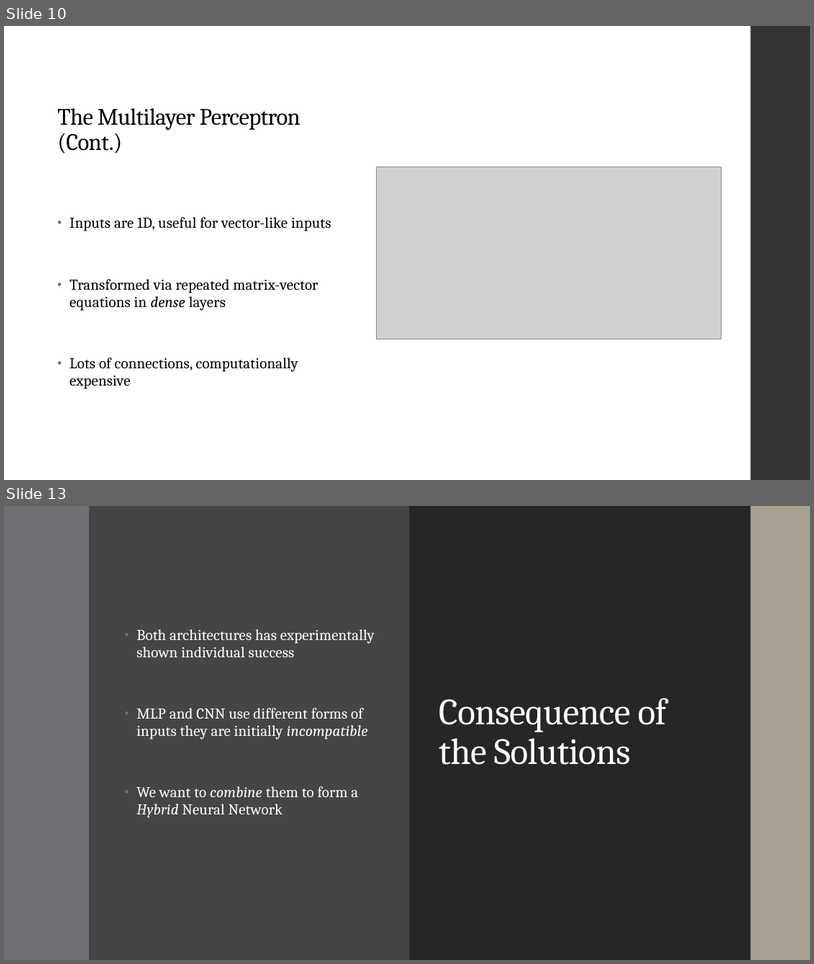
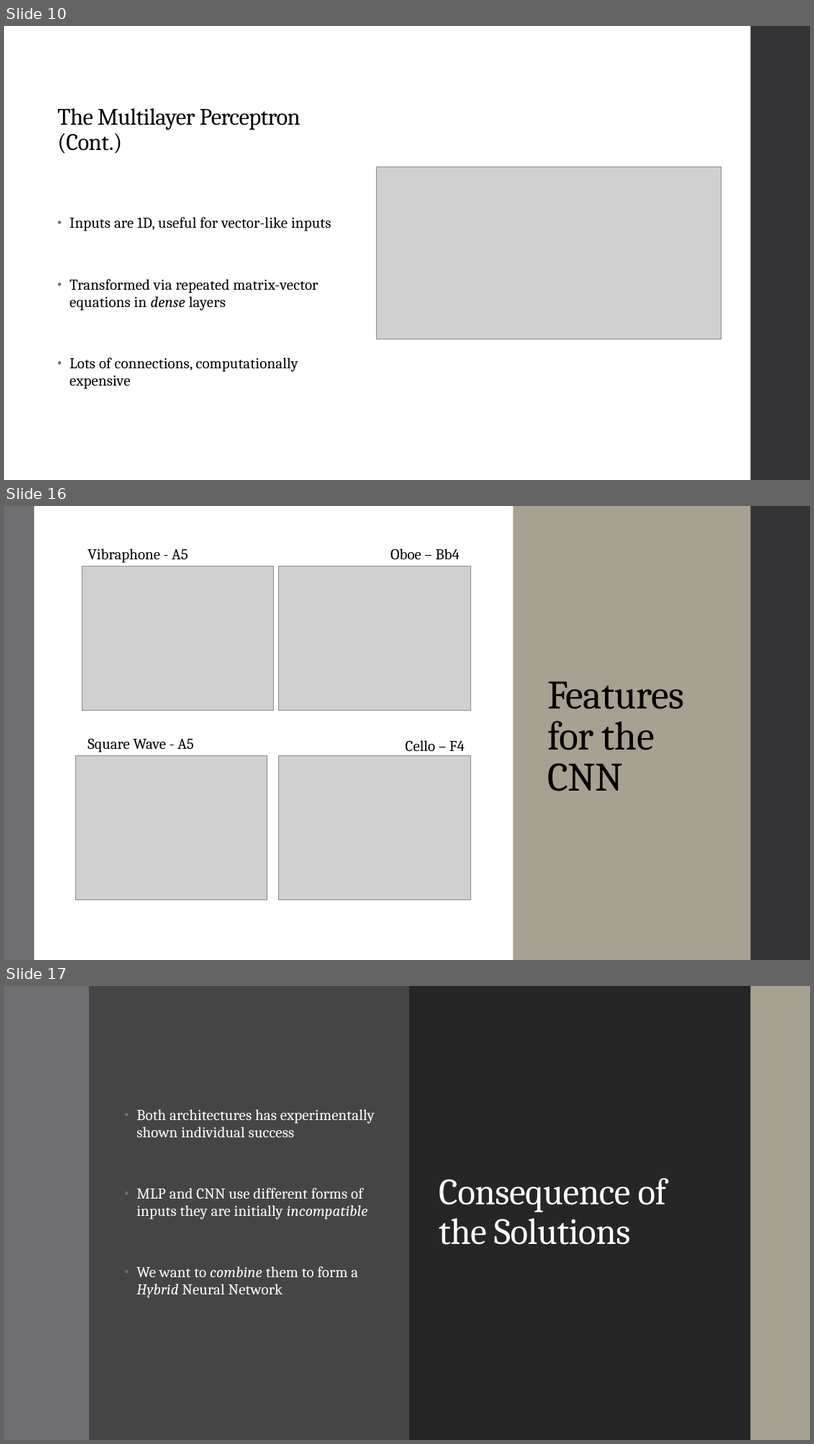
Before and after one commit to landonbuell/Buell-Senior-Thesis, a slide deck: JMMPaper/Musical Instrument Classification Using a Hybrid Neural Network BuellShortv1.pptx. Shown one above the other, each under a label of ours: slides 10 and 13 before the commit, slides 10, 16 and 17 after it; the slides between them are not shown. The pictures are 814x964 and 814x1444 pixels, drawn with LibreOffice and Linux fonts; fonts in the diff are those of the drawing; grey boxes stand for pictures. Boxes give left, top, right and bottom in pixels: in the first picture for what was removed or moved away, otherwise in the second. Text is boxed around its words. In the diff, an @@ line names an element or a change of style, - is before the commit and + after.

```diff
--- a/JMMPaper/Musical Instrument Classification Using a Hybrid Neural Network BuellShortv1.pptx
+++ b/JMMPaper/Musical Instrument Classification Using a Hybrid Neural Network BuellShortv1.pptx
@@ slide 16 added at (4,506,810,960), background #A7A192; not listed: 1 template element that a slide beside it also shows @@
@@ rectangle added at (4,506,34,960), fill #6F6F74 @@
@@ rectangle added at (34,506,513,960), fill #FFFFFF @@
@@ text added at (88,548,188,563), 18 pt, text #000000 @@
+Vibraphone - A5
@@ text added at (391,548,460,559), 18 pt, text #000000 @@
+Oboe – Bb4
@@ picture added at (82,566,274,710) @@
@@ picture added at (278,566,471,710) @@
@@ title added at (548,681,684,791), 48 pt, text #000000 @@
+Features for the CNN
@@ text added at (88,738,194,752), 18 pt, text #000000 @@
+Square Wave - A5
@@ text added at (406,740,465,751), 18 pt, text #000000 @@
+Cello – F4
@@ picture added at (75,756,267,900) @@
@@ picture added at (278,755,471,900) @@
@@ what was slide 13 is now slide 17 @@
```
Also in this commit, not shown: 5 slides changed, 4 other slides added, 1 slide removed, 1 other file.
